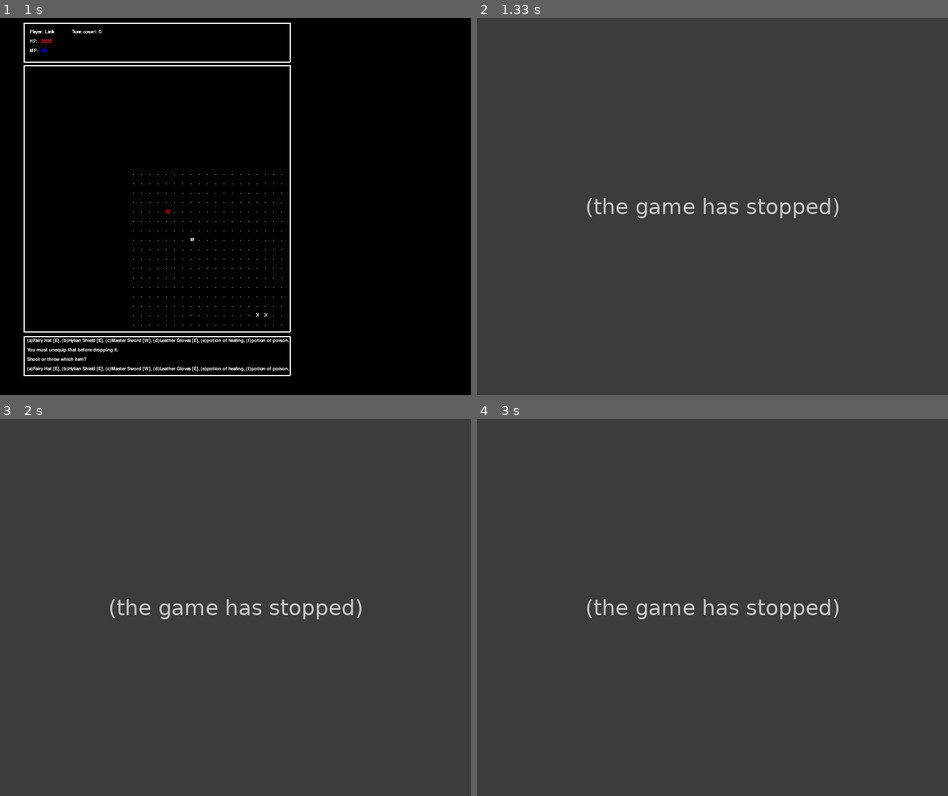
Above: before the commit, frames 1-4 (two rows, left to right).
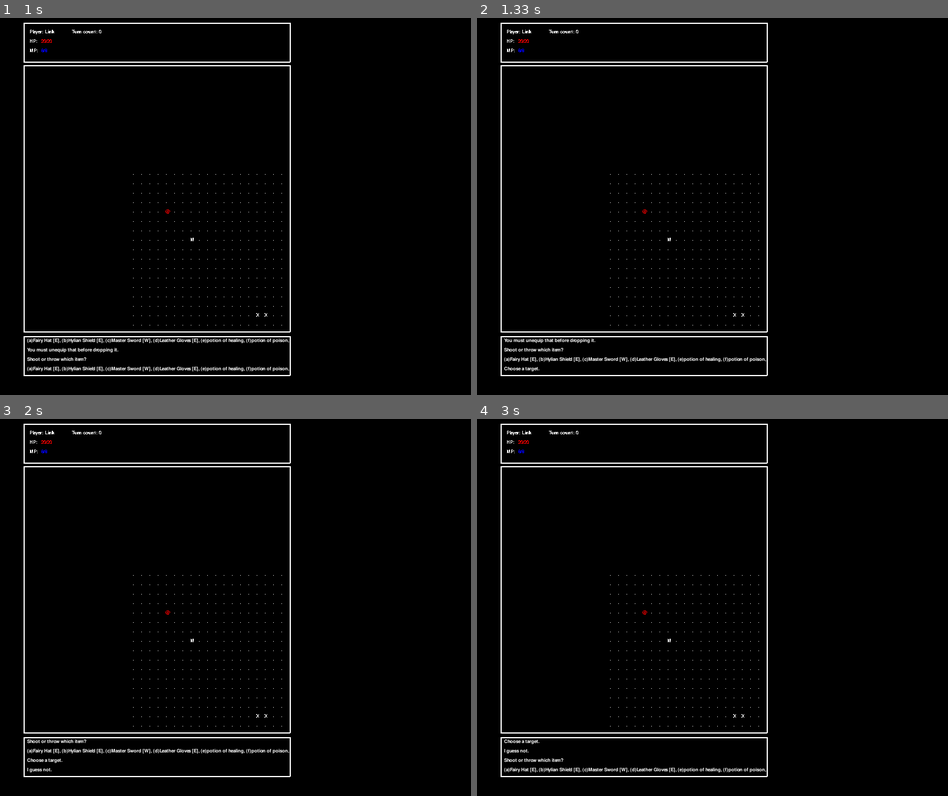
Above: after the commit, the same moments.

Repository: brandr/Roguelike_Python
Game: pygame game, started from gamelauncher.py
Two runs of this game, one before a commit and one after it. Both use one fixed random seed, a clock stepped at 60 frames per second and the inputs below.
Inputs:
- Up to frame 1 (1 s): hold D 0.33-0.8 s; hold D from 0.88 s (still down); tap F at 0.95 s
- Up to frame 2 (1.33 s): keep holding D; tap I at 1.03 s; tap F at 1.25 s
- Up to frame 3 (2 s): release D at 1.35 s; hold A 1.38-1.92 s; tap F at 1.45, 1.75 s; hold S from 1.95 s (still down)
- Up to frame 4 (3 s): tap F at 2.02, 2.35, 2.65, 2.78 s; release S at 2.25 s; hold A 2.28-2.68 s; tap I at 2.43 s; hold D from 2.72 s (still down)

Frame 1 is identical in both runs. In frame 2, 100% of the frame differs, in the area x 0-100%, y 0-100%; in frame 3, 100%; in frame 4, 100%.
Error before the commit: AttributeError: 'Player' object has no attribute 'confirm_fire_item' (player.py line 221); the game stopped at 1.25 s (later frames are placeholders)

Commit message:
beginnigs of firing

Diff:
--- a/level.py
+++ b/level.py
@@ -87,8 +87,9 @@
 			self.player.send_event(message)
 
 	def add_effect(self, symbol, x, y, color = WHITE):
-		effect = Effect(symbol, x, y, color)
-		self.effects.append(effect)
+		pass #TODO
+		#effect = Effect(symbol, x, y, color)
+		#self.effects.append(effect)
 
 	def plan_monster_turns(self): #NOTE: might need to do more than this
 		""" l.plan_monster_turns( ) -> None
--- a/player.py
+++ b/player.py
@@ -221,6 +221,9 @@
 		self.screen_manager.switch_to_target_controls(self.confirm_fire_item, action_range, target_style, self, item)
 		#TODO: make sure the above method works.
 
+	def confirm_fire_item(self, item): #TODO add args
+		pass
+
 		# pick up items
 
 	def begin_pick_up_item(self):
--- a/screenmanager.py
+++ b/screenmanager.py
@@ -2,6 +2,7 @@
 """
 
 from guiscreen import *
+from targetcontrols import TargetControls
 
 class ScreenManager:
 	""" ScreenManager (...) -> ScreenManager
--- a/targetcontrols.py
+++ b/targetcontrols.py
@@ -17,15 +17,16 @@
         player: The player who is doing the targeting.
 
     """
-    def __init__(self, action, action_range, target_style, player):
-        controls.__init__(self)
+    def __init__(self, action, action_range, target_style, player, arg):
+        Controls.__init__(self)
         self.initialize_control_map(TARGET_CONTROL_MAP)
         self.action = action
         self.action_range = action_range
         self.target_style = "smite"
         self.player = player
+        self.arg = arg
 
-    def action():
+    def action(self, key = None):
         self.player.send_event("Firing!")
         self.exit_to_main_game_controls()
 
@@ -47,8 +48,9 @@
                 action = self.control_map[event.key]
                 action(self, event.key)
             else:
-                self.exit_to_main_game_controls
                 self.player.send_event("I guess not.")
+                self.exit_to_main_game_controls()
+
 
 
 exit = Controls.exit_to_main_game_screen
